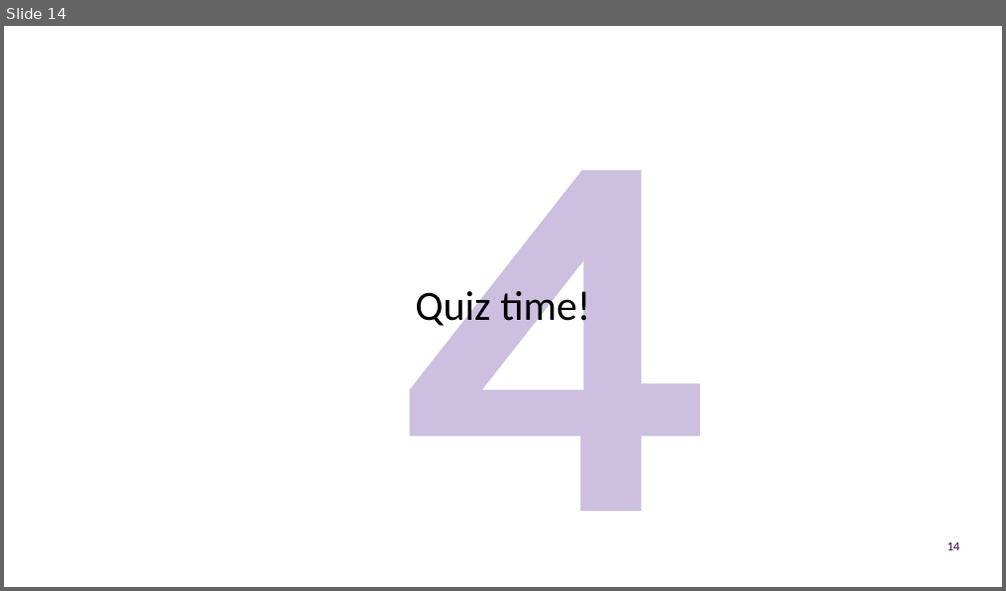
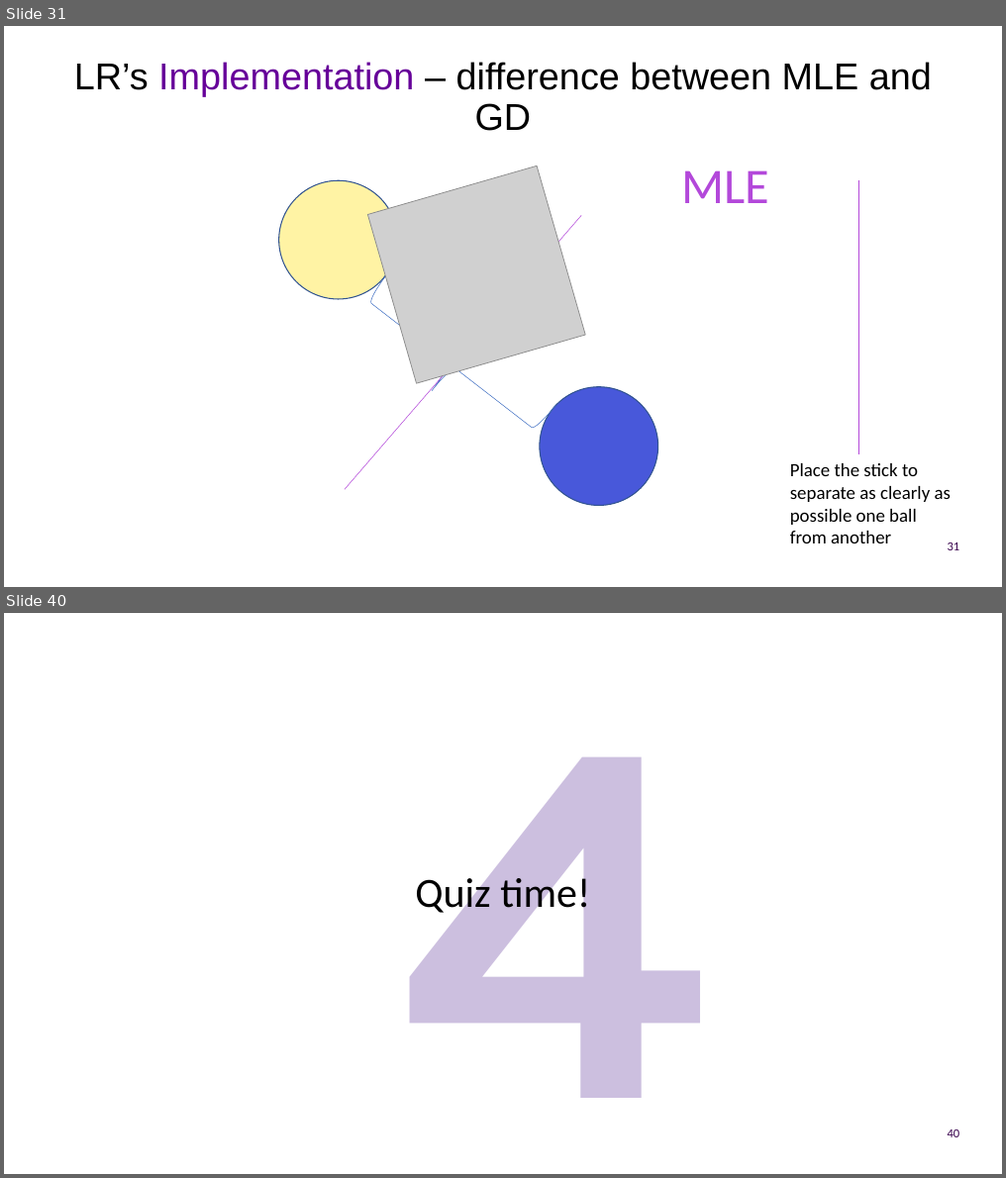
Before and after one commit to UOMDSS/workshops-2022-2023, a slide deck: semester-1/Week-7-EEG-Feeling-Emotions-Logistic-Regression/presentation.pptx. Shown one above the other, each under a label of ours: slide 14 before the commit, slides 31 and 40 after it; the slides between them are not shown. The pictures are 1006x591 and 1006x1178 pixels, drawn with LibreOffice and Linux fonts; fonts in the diff are those of the drawing; grey boxes stand for pictures; background and template pictures are left out. Boxes give left, top, right and bottom in pixels: in the first picture for what was removed or moved away, otherwise in the second. Text is boxed around its words. In the diff, an @@ line names an element or a change of style, - is before the commit and + after.

Commit message:
EEG slides complete, quiz left

```diff
--- a/semester-1/Week-7-EEG-Feeling-Emotions-Logistic-Regression/presentation.pptx
+++ b/semester-1/Week-7-EEG-Feeling-Emotions-Logistic-Regression/presentation.pptx
@@ slide 31 added at (4,26,1002,587), background #FFFFFF @@
@@ title added at (74,62,932,131), 36 pt, text #000000 @@
+LR’s Implementation – difference between MLE and GD
@@ picture added at (368,166,586,383) @@
@@ text added at (681,171,769,203), 48 pt, text #B348DA @@
+MLE
@@ ellipse added at (279,181,397,299), fill #FFF3A4, outline #325491 1 pt @@
@@ line added from (859, 181) to (859, 455), #B348DA 0.5 pt @@
@@ line added from (581, 215) to (345, 489), #B348DA 0.5 pt @@
@@ left brace added at (348,274,555,457), outline #4472C4 0.5 pt @@
@@ ellipse added at (540,386,658,505), fill #4858DA, outline #325491 1 pt @@
@@ text added at (790,464,950,544), 18 pt, text #000000 @@
+Place the stick to separate as clearly as possible one ball from another
@@ page number added at (947,543,960,551), 12 pt, text #3B054F @@
+31
@@ what was slide 14 is now slide 40 @@
@@ page number at (947,1130,960,1138): text changed @@
-14
+40
```
Also in this commit, not shown: 7 slides changed, 26 other slides added, 6 slides removed.
